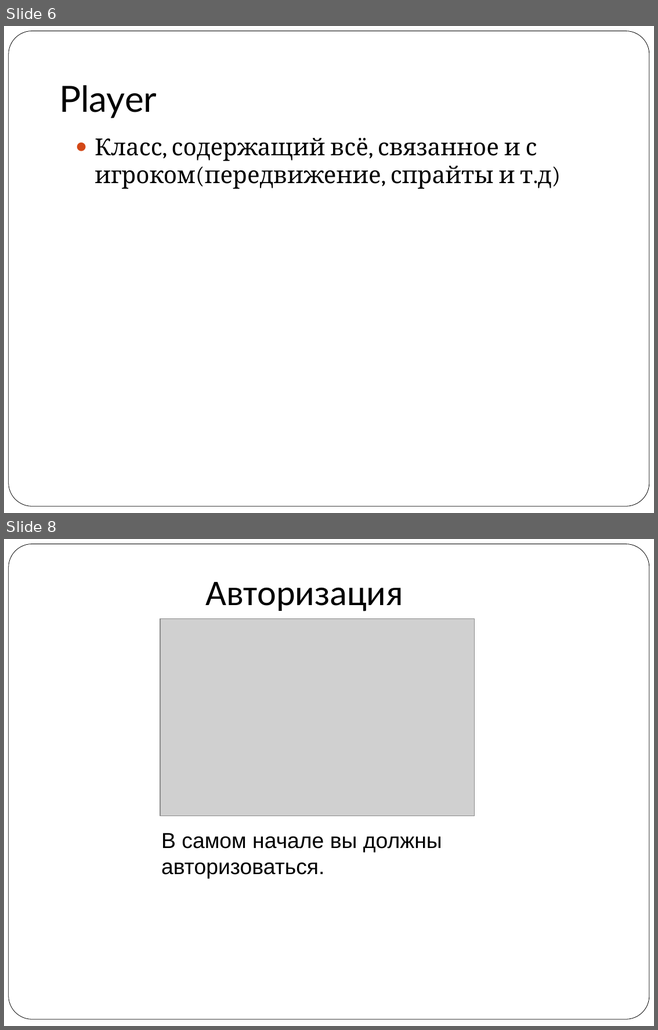
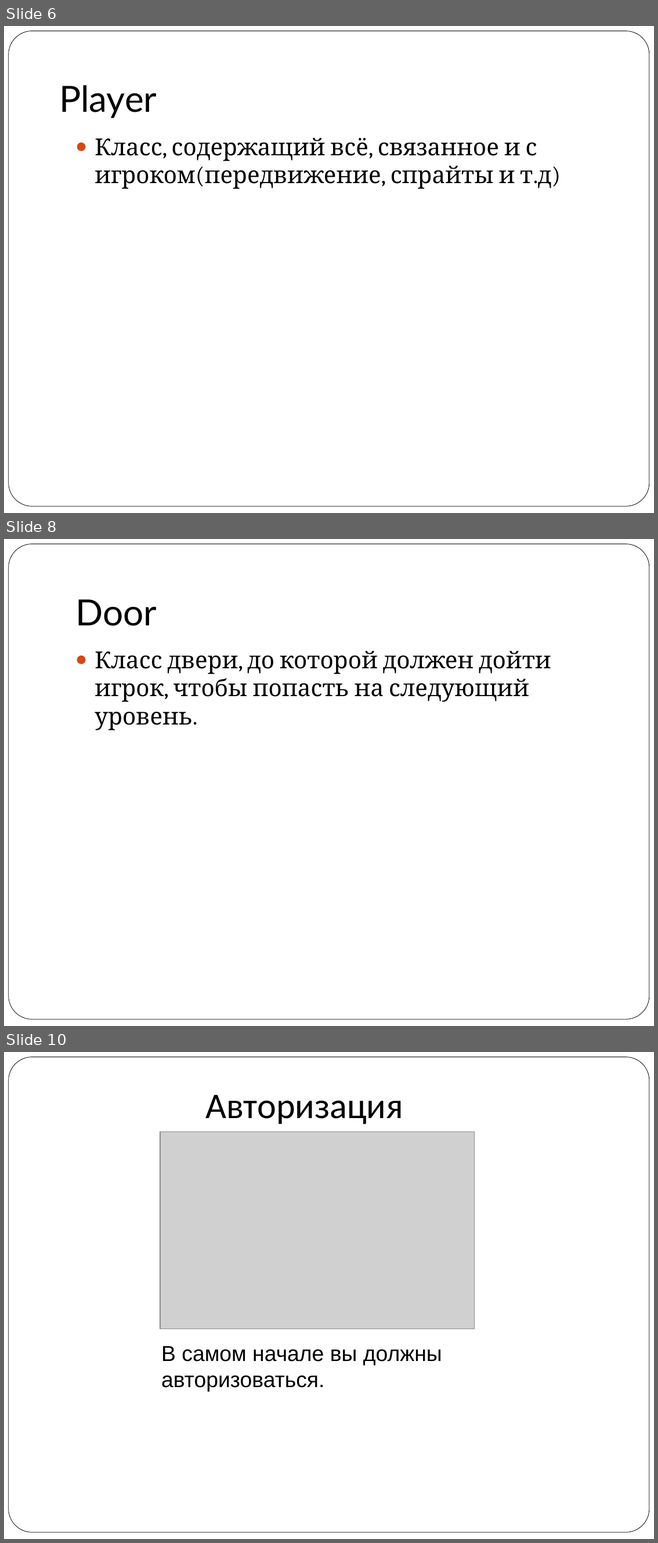
Before and after one commit to vitaly06/SuperMario, a slide deck: piton.ppt. Shown one above the other, each under a label of ours: slides 6 and 8 before the commit, slides 6, 8 and 10 after it; the slides between them are not shown. The pictures are 658x1030 and 658x1543 pixels, drawn with LibreOffice and Linux fonts; fonts in the diff are those of the drawing; grey boxes stand for pictures. Boxes give left, top, right and bottom in pixels: in the first picture for what was removed or moved away, otherwise in the second. Text is boxed around its words. In the diff, an @@ line names an element or a change of style, - is before the commit and + after.

```diff
--- a/piton.ppt
+++ b/piton.ppt
@@ slide 8 added at bbox=[4, 539, 654, 1026], background #FFFFFF; not listed: 1 template element that a slide beside it also shows @@
@@ title added at bbox=[75, 599, 157, 626], 40 pt, text #000000 @@
+Door
@@ text added at bbox=[94, 651, 551, 730], 26 pt, text #000000 @@
+● Класс двери, до которой должен дойти игрок, чтобы попасть на следующий уровень.
@@ what was slide 8 is now slide 10 @@
```
Also in this commit, not shown: 4 slides changed, 3 other slides added, 1 slide removed.
